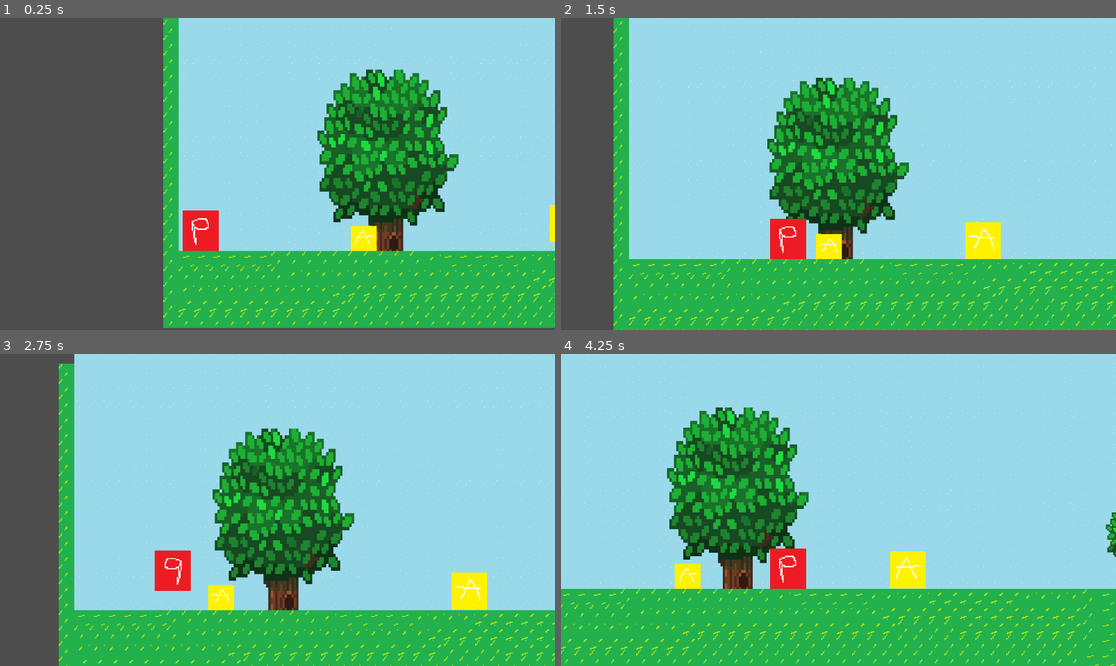
Above: before the commit, frames 1-4 (two rows, left to right).
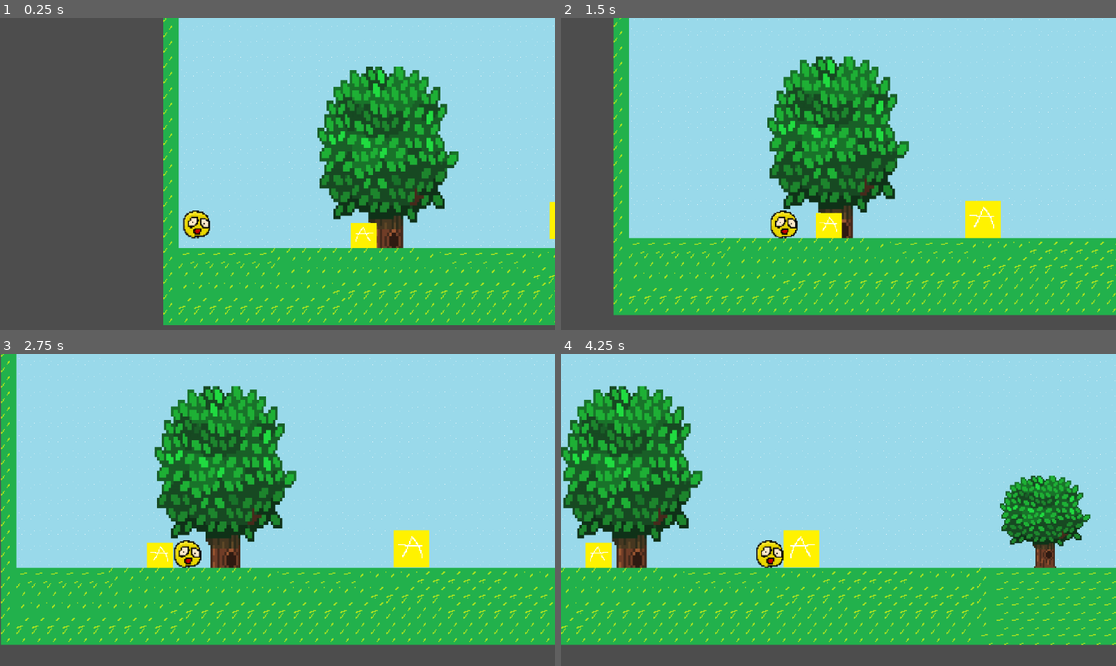
Above: after the commit, the same moments.

Repository: MajedZarkash1/Game-Dev-Godot-
Game: Godot game, scene res://scenes/main.tscn
Two runs of this game, one before a commit and one after it. Both use one fixed random seed, a clock stepped at 60 frames per second and the inputs below. The project has no main scene, so this scene is started directly.
Inputs:
- Up to frame 1 (0.25 s): no input
- Up to frame 2 (1.5 s): tap Enter (ui_accept) at 0.5, 0.77 s; hold Right (ui_right) from 0.53 s (still down)
- Up to frame 3 (2.75 s): tap Enter (ui_accept) at 1.52 s; release Right (ui_right) at 2.03 s; hold Left (ui_left) from 2.03 s (still down)
- Up to frame 4 (4.25 s): release Left (ui_left) at 2.78 s; hold Right (ui_right) from 2.78 s (still down); tap Enter (ui_accept) at 3.02, 3.77 s

The runs differ from the first frame. In frame 1, 8.9% of the frame differs, in the area x 29-100%, y 0-100%; in frame 2, 23%; in frame 3, 47%, in the area x 0-100%, y 0-100%; in frame 4, 40%.

Commit message:
Platformer game
I have added an emoji just for testing it

Diff:
--- a/platformer game/platformer-game/scenes/main_character.tscn
+++ b/platformer game/platformer-game/scenes/main_character.tscn
@@ -1,31 +1,31 @@
 [gd_scene load_steps=5 format=3 uid="uid://c5r83f5vwyqfv"]
 
 [ext_resource type="Script" path="res://scenes/main_character.gd" id="1_ki0oy"]
-[ext_resource type="Texture2D" uid="uid://dfahxaruk2sg" path="res://images/player.png" id="1_m1ypu"]
+[ext_resource type="Texture2D" uid="uid://bocsishxe0poj" path="res://images/imoji.png" id="2_8vnv8"]
 
 [sub_resource type="SpriteFrames" id="SpriteFrames_q1r6f"]
 animations = [{
 "frames": [{
 "duration": 1.0,
-"texture": ExtResource("1_m1ypu")
+"texture": ExtResource("2_8vnv8")
 }],
 "loop": true,
 "name": &"default",
 "speed": 5.0
 }]
 
-[sub_resource type="RectangleShape2D" id="RectangleShape2D_rpmqt"]
-size = Vector2(75, 83.5)
+[sub_resource type="CircleShape2D" id="CircleShape2D_dbx47"]
+radius = 28.0713
 
 [node name="CharacterBody2D" type="CharacterBody2D"]
 script = ExtResource("1_ki0oy")
 
 [node name="Sprite2D" type="AnimatedSprite2D" parent="."]
 texture_filter = 1
-position = Vector2(46, 464)
+position = Vector2(35, 430)
 scale = Vector2(2.34375, 2.625)
 sprite_frames = SubResource("SpriteFrames_q1r6f")
 
 [node name="CollisionShape2D" type="CollisionShape2D" parent="."]
-position = Vector2(46, 464.25)
-shape = SubResource("RectangleShape2D_rpmqt")
+position = Vector2(37, 434)
+shape = SubResource("CircleShape2D_dbx47")
Binary file added: platformer game/platformer-game/images/imoji.png
Not shown, added: platformer game/platformer-game/images/imoji.png.import
Binary file added: platformer game/platformer-game/imoji.png
Not shown, added: platformer game/platformer-game/imoji.png.import
